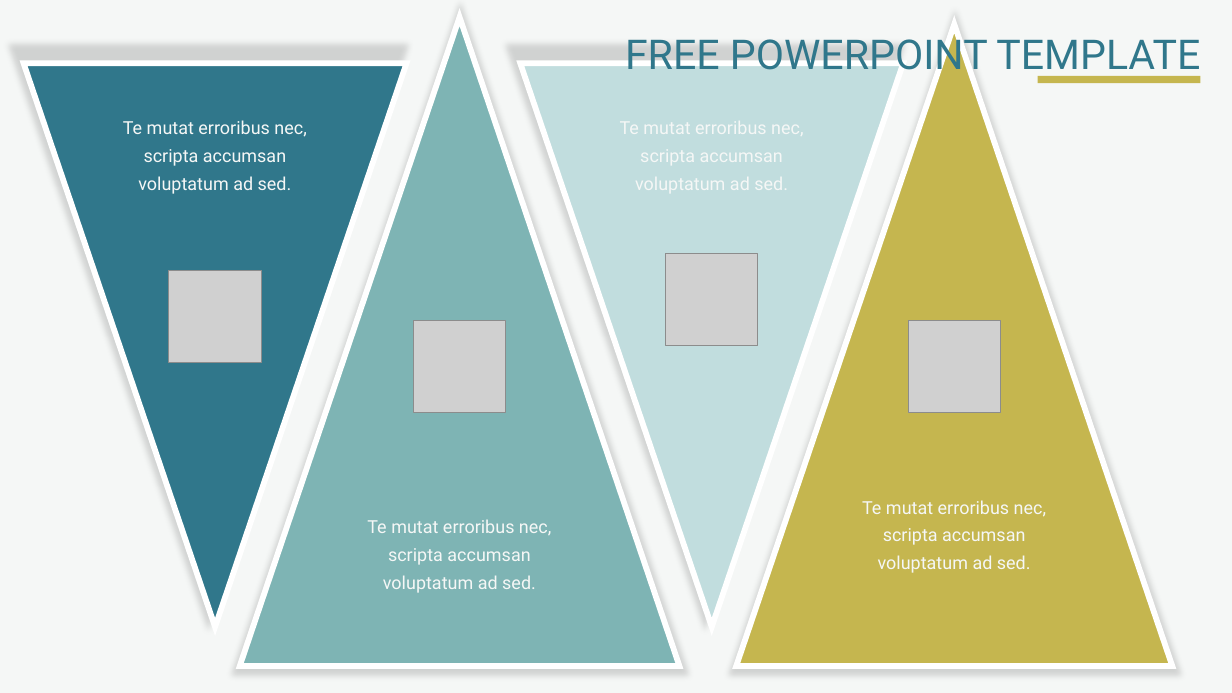
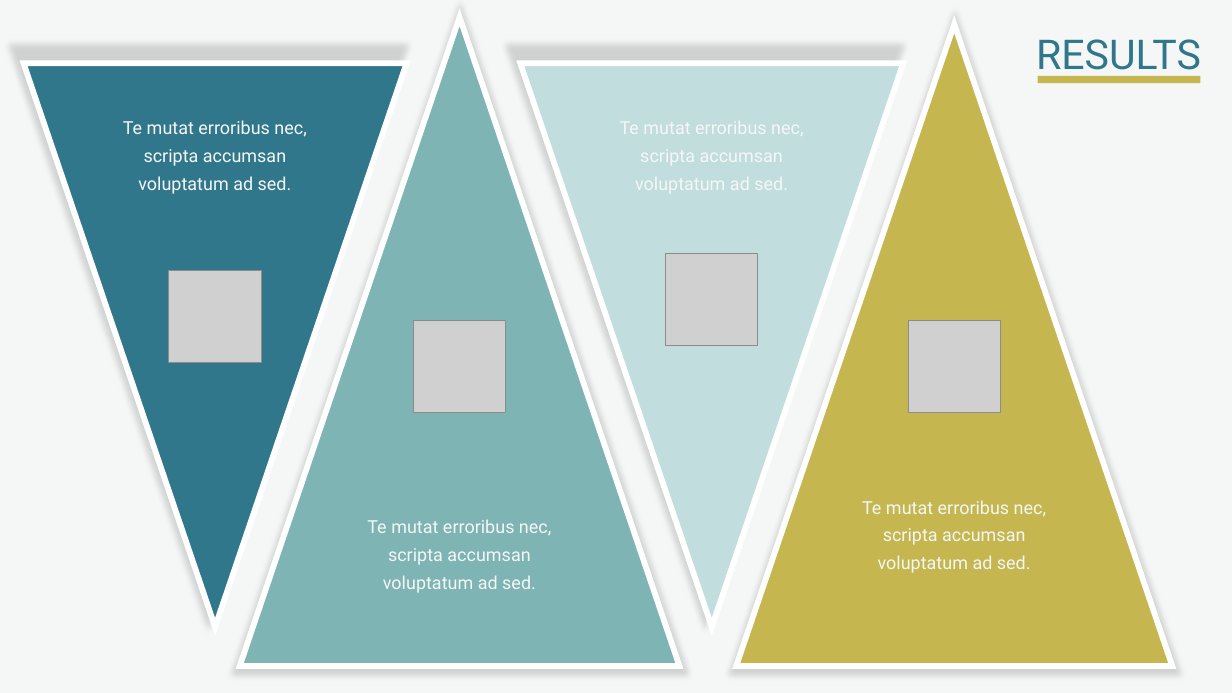
Before and after one commit to Winter-Soren/ConferencePaper-CHRIST-University, a slide deck: slide 10 of PPT/Morph PPT slides.pptx. Drawn at 1232x693 pixels with LibreOffice and Linux fonts; fonts in the diff are those of the drawing; grey boxes stand for pictures. Boxes give left, top, right and bottom in pixels: in the first picture for what was removed or moved away, otherwise in the second. Text is boxed around its words. In the diff, an @@ line names an element or a change of style, - is before the commit and + after.

```diff
--- a/PPT/Morph PPT slides.pptx
+++ b/PPT/Morph PPT slides.pptx
@@ text at box(1036, 39, 1201, 80): text changed @@
-FREE POWERPOINT TEMPLATE
+RESULTS
```
Also in this commit, not shown: 10 other slides changed, 2 slides added, 17 slides removed.
